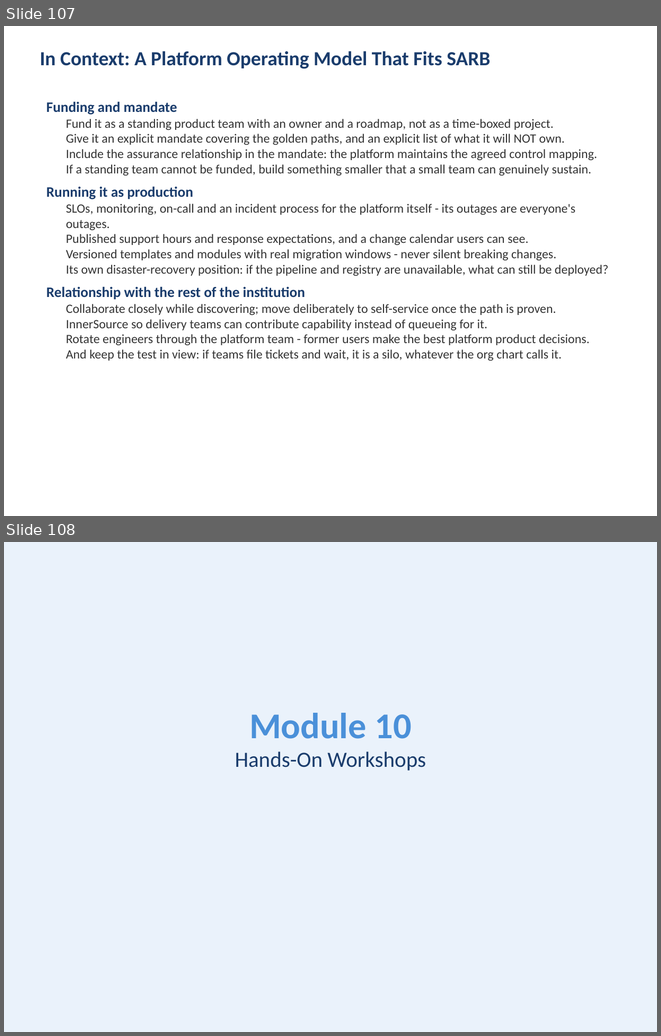
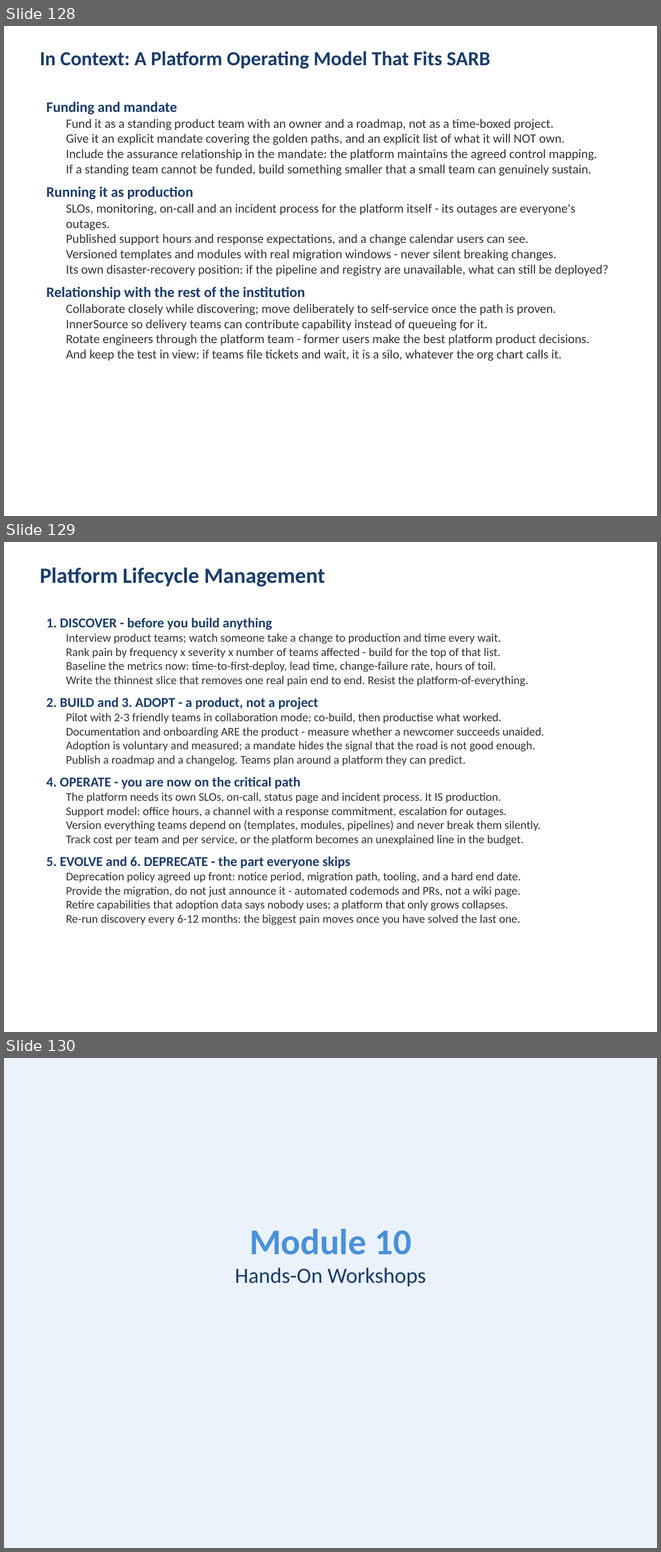
Before and after one commit to kumbulanit/devopsplaformngr, a slide deck: slides/DevOps-PlatformEngineering-Day2.pptx. Shown one above the other, each under a label of ours: slides 107 and 108 before the commit, slides 128, 129 and 130 after it. The pictures are 661x1036 and 661x1552 pixels, drawn with LibreOffice and Linux fonts; fonts in the diff are those of the drawing. Boxes give left, top, right and bottom in pixels: in the first picture for what was removed or moved away, otherwise in the second. Text is boxed around its words. In the diff, an @@ line names an element or a change of style, - is before the commit and + after.

```diff
--- a/slides/DevOps-PlatformEngineering-Day2.pptx
+++ b/slides/DevOps-PlatformEngineering-Day2.pptx
@@ slide 129 added at box(4, 542, 657, 1032), background #FFFFFF @@
@@ text added at box(40, 567, 325, 587), 24 pt, text #1A3C6C, bold @@
+Platform Lifecycle Management
@@ text added at box(46, 618, 544, 925), 13 pt, text #333333 @@
+1. DISCOVER - before you build anything
+  Interview product teams; watch someone take a change to production and time every wait.
+  Rank pain by frequency x severity x number of teams affected - build for the top of that list.
+  Baseline the metrics now: time-to-first-deploy, lead time, change-failure rate, hours of toil.
+  Write the thinnest slice that removes one real pain end to end. Resist the platform-of-everything.
+2. BUILD and 3. ADOPT - a product, not a project
+  Pilot with 2-3 friendly teams in collaboration mode; co-build, then productise what worked.
+  Documentation and onboarding ARE the product - measure whether a newcomer succeeds unaided.
+  Adoption is voluntary and measured; a mandate hides the signal that the road is not good enough.
+  Publish a roadmap and a changelog. Teams plan around a platform they can predict.
+4. OPERATE - you are now on the critical path
+  The platform needs its own SLOs, on-call, status page and incident process. It IS production.
+  Support model: office hours, a channel with a response commitment, escalation for outages.
+  Version everything teams depend on (templates, modules, pipelines) and never break them silently.
+  Track cost per team and per service, or the platform becomes an unexplained line in the budget.
+5. EVOLVE and 6. DEPRECATE - the part everyone skips
+  Deprecation policy agreed up front: notice period, migration path, tooling, and a hard end date.
+  Provide the migration, do not just announce it - automated codemods and PRs, not a wiki page.
+  Retire capabilities that adoption data says nobody uses; a platform that only grows collapses.
+  Re-run discovery every 6-12 months: the biggest pain moves once you have solved the last one.
@@ what was slide 107 is now slide 128 @@
@@ what was slide 108 is now slide 130 @@
```
Also in this commit, not shown: 21 other slides added, 1 other file.
